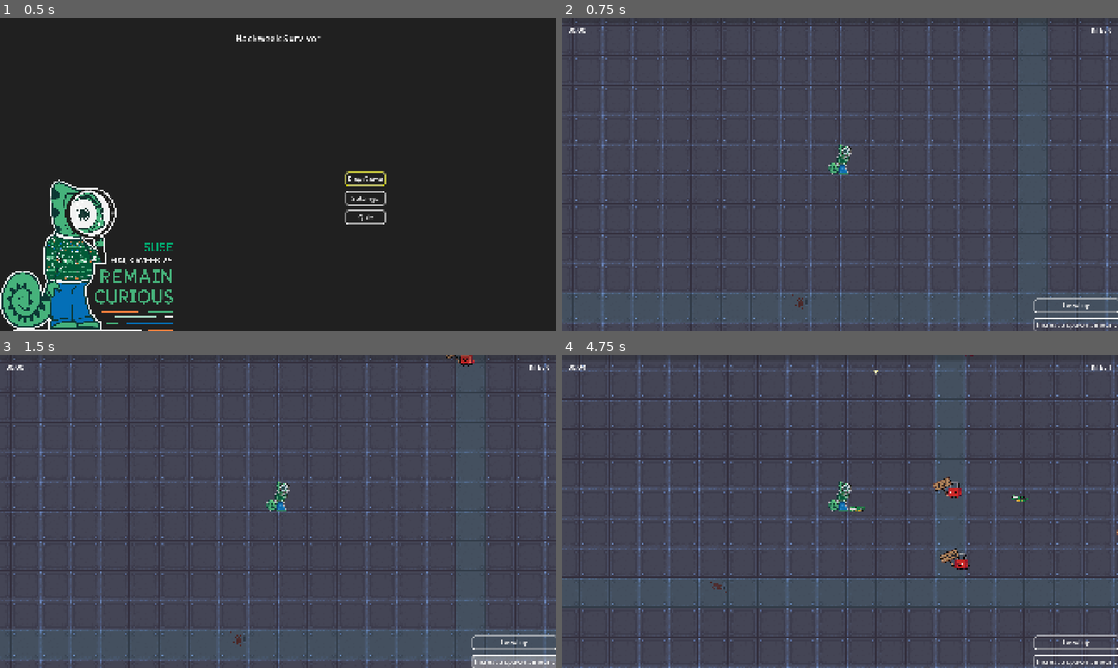
Above: before the commit, frames 1-4 (two rows, left to right).
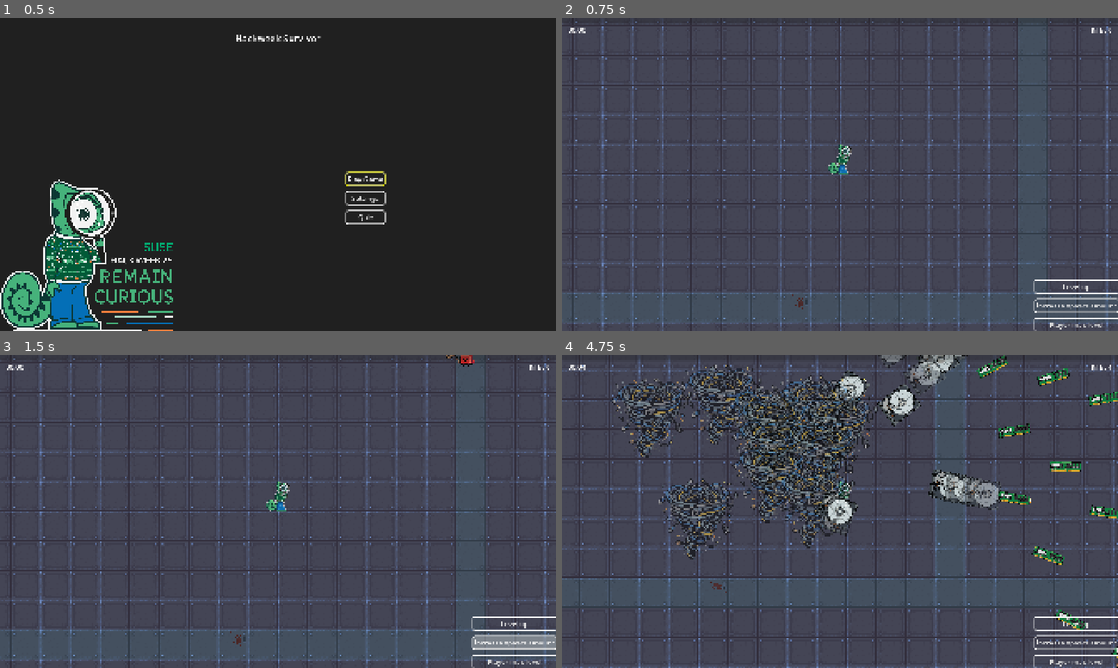
Above: after the commit, the same moments.

Repository: jcronenberg/hackweek-survivor
Game: Godot game, scene res://src/menu/menu.tscn
The game is run twice, just before and just after one commit, with the same random seed, the same clock (stepped at 60 frames per second) and the same inputs.
Inputs (mouse positions are in pixels of both pictures, inside the frame that each line leads up to):
- Up to frame 1 (0.5 s): no input
- Up to frame 2 (0.75 s): click "Play Game" at 0.5 s
- Up to frame 3 (1.5 s): click "Increase spawn amount" at 1.25 s
- Up to frame 4 (4.75 s): click (1079, 661) at 2 s, where only the run after the commit has a clickable "Player max level"; move the mouse to (962, 495) at 2.77 s; hold Right (ui_right) 2.78-3.53 s; move the mouse to (728, 527) at 3.52 s; hold Down (ui_down) 3.53-4.28 s; move the mouse to (895, 442) at 4.27 s; hold Right (ui_right) from 4.28 s (still down)

Frame 1 is identical in both runs. In frame 2, 0.4% of the frame differs, in the area x 84-100%, y 83-100%; in frame 3, 1.3%; in frame 4, 16%, in the area x 8-100%, y 0-100%.

Commit message:
Add hard drive weapon

Diff:
--- a/src/items/cablenado.tscn
+++ b/src/items/cablenado.tscn
@@ -7,11 +7,11 @@
 radius = 54.00926
 
 [node name="Cablenado" type="Area2D"]
+modulate = Color(1, 1, 1, 0.54901963)
 y_sort_enabled = true
 script = ExtResource("1_aux63")
 
 [node name="Cablenado" type="Sprite2D" parent="."]
-modulate = Color(1, 1, 1, 0.64705884)
 position = Vector2(9, -83)
 scale = Vector2(1.5625, 1.5625001)
 texture = ExtResource("1_t1y1r")
--- /dev/null
+++ b/src/items/hard_drive.gd
@@ -0,0 +1,60 @@
+class_name HardDrive
+extends Area2D
+
+## How much degrees it spins over a second
+@export var spin_speed: float
+## How long the cooldown to hit the same enemy is
+@export var hit_time: float
+var duration: float
+var damage: int
+var speed: float
+var direction: Vector2:
+	set(value):
+		direction = value
+		look_at(direction)
+
+var _spinning: bool = false
+var _audio_fading_out = false
+var _duration_delta_time: float = 0.0
+var _hit_enemies: Dictionary[Enemy, float] = {}
+
+
+func _physics_process(delta: float) -> void:
+	if _spinning:
+		rotate(deg_to_rad(spin_speed * delta))
+		_duration_delta_time += delta
+		if _duration_delta_time >= duration - 0.2 and not _audio_fading_out:
+			get_tree().create_tween().tween_property(%Audio, "volume_db", %Audio.volume_db - 40, 0.2)
+			_audio_fading_out = true
+		if _duration_delta_time >= duration:
+			queue_free()
+	else:
+		global_position += direction * speed * delta
+
+	for enemy in _hit_enemies:
+		_hit_enemies[enemy] += delta
+		if _hit_enemies[enemy] >= hit_time:
+			enemy.get_damage_dealt(damage)
+
+
+func _on_body_entered(body: Node2D) -> void:
+	if not body is Enemy:
+		return
+
+	if not _spinning:
+		_spinning = true
+		%Audio.play()
+	_hit_enemies[body as Enemy] = 0.0
+	body.get_damage_dealt(damage)
+
+
+func _on_body_exited(body: Node2D) -> void:
+	if not body is Enemy:
+		return
+
+	_hit_enemies.erase(body as Enemy)
+
+
+func _on_visible_on_screen_notifier_2d_screen_exited() -> void:
+	if not _spinning:
+		queue_free()
--- /dev/null
+++ b/src/items/hard_drive.tscn
@@ -0,0 +1,39 @@
+[gd_scene load_steps=5 format=3 uid="uid://b38c5iyg7awq"]
+
+[ext_resource type="Script" uid="uid://bpf5gr01xgwwv" path="res://src/items/hard_drive.gd" id="1_7tpby"]
+[ext_resource type="Texture2D" uid="uid://cpdkhg8jx482g" path="res://assets/sprites/spinning_disk.png" id="2_7xfei"]
+[ext_resource type="AudioStream" uid="uid://vm2hsicsopux" path="res://assets/sounds/hdd.wav" id="3_7xfei"]
+
+[sub_resource type="RectangleShape2D" id="RectangleShape2D_kqwwq"]
+size = Vector2(94, 116)
+
+[node name="HardDrive" type="Area2D"]
+modulate = Color(1, 1, 1, 0.54901963)
+y_sort_enabled = true
+scale = Vector2(0.6, 0.6)
+script = ExtResource("1_7tpby")
+spin_speed = 1080.0
+hit_time = 0.4
+
+[node name="SpinningDisk" type="Sprite2D" parent="."]
+position = Vector2(-13, 0)
+rotation = 1.5707964
+scale = Vector2(1, 1.1328125)
+texture = ExtResource("2_7xfei")
+
+[node name="CollisionShape2D" type="CollisionShape2D" parent="."]
+position = Vector2(-13, 0)
+rotation = 1.5707964
+shape = SubResource("RectangleShape2D_kqwwq")
+
+[node name="VisibleOnScreenNotifier2D" type="VisibleOnScreenNotifier2D" parent="."]
+rect = Rect2(-71.666664, -48.333332, 116.666664, 96.666664)
+
+[node name="Audio" type="AudioStreamPlayer" parent="."]
+unique_name_in_owner = true
+stream = ExtResource("3_7xfei")
+volume_db = -20.0
+
+[connection signal="body_entered" from="." to="." method="_on_body_entered"]
+[connection signal="body_exited" from="." to="." method="_on_body_exited"]
+[connection signal="screen_exited" from="VisibleOnScreenNotifier2D" to="." method="_on_visible_on_screen_notifier_2d_screen_exited"]
--- a/src/items/loot_table.tscn
+++ b/src/items/loot_table.tscn
@@ -11,6 +11,8 @@
 [ext_resource type="Texture2D" uid="uid://ccomv5vvoueqp" path="res://assets/sprites/resolution_increase.png" id="6_ab5ld"]
 [ext_resource type="Script" uid="uid://dkptnurnkut4b" path="res://src/items/weapon_cablenado.gd" id="10_ab5ld"]
 [ext_resource type="Texture2D" uid="uid://dhvygnplx82pe" path="res://assets/sprites/cablenado.png" id="11_38mrp"]
+[ext_resource type="Script" uid="uid://b14lrnf0fhfik" path="res://src/items/weapon_hard_drive.gd" id="12_m41b2"]
+[ext_resource type="Texture2D" uid="uid://cpdkhg8jx482g" path="res://assets/sprites/spinning_disk.png" id="13_y2bml"]
 
 [sub_resource type="Resource" id="Resource_umwwn"]
 script = ExtResource("2_jq4si")
@@ -157,9 +159,68 @@
 mod_duration = 2.0
 metadata/_custom_type_script = "uid://c6xhuun4ea266"
 
+[sub_resource type="Resource" id="Resource_r1t4t"]
+script = ExtResource("6_46kmj")
+description = "Shoot a hard drive at a random enemy[br]When it hits an enemy it will spin in place"
+metadata/_custom_type_script = "uid://c6xhuun4ea266"
+
+[sub_resource type="Resource" id="Resource_wcwqi"]
+script = ExtResource("6_46kmj")
+description = "Projectile speed +25%"
+mod_projectile_speed = 0.25
+metadata/_custom_type_script = "uid://c6xhuun4ea266"
+
+[sub_resource type="Resource" id="Resource_jioh3"]
+script = ExtResource("6_46kmj")
+description = "Damage +10"
+mod_damage = 10
+metadata/_custom_type_script = "uid://c6xhuun4ea266"
+
+[sub_resource type="Resource" id="Resource_ggq40"]
+script = ExtResource("6_46kmj")
+description = "Area +15%"
+mod_area_multiplier = 0.15
+metadata/_custom_type_script = "uid://c6xhuun4ea266"
+
+[sub_resource type="Resource" id="Resource_o02eo"]
+script = ExtResource("6_46kmj")
+description = "Duration +0.5s"
+mod_duration = 0.5
+metadata/_custom_type_script = "uid://c6xhuun4ea266"
+
+[sub_resource type="Resource" id="Resource_8rr47"]
+script = ExtResource("6_46kmj")
+description = "Projectiles +1"
+mod_projectiles = 1
+metadata/_custom_type_script = "uid://c6xhuun4ea266"
+
+[sub_resource type="Resource" id="Resource_vyr8x"]
+script = ExtResource("6_46kmj")
+description = "Damage +20"
+mod_damage = 20
+metadata/_custom_type_script = "uid://c6xhuun4ea266"
+
+[sub_resource type="Resource" id="Resource_043w3"]
+script = ExtResource("6_46kmj")
+description = "Duration +1s"
+mod_duration = 1.0
+metadata/_custom_type_script = "uid://c6xhuun4ea266"
+
+[sub_resource type="Resource" id="Resource_wkhdg"]
+script = ExtResource("6_46kmj")
+description = "Area +20%"
+mod_area_multiplier = 0.2
+metadata/_custom_type_script = "uid://c6xhuun4ea266"
+
+[sub_resource type="Resource" id="Resource_mymw7"]
+script = ExtResource("6_46kmj")
+description = "Fire rate +20%"
+mod_fire_rate = 0.2
+metadata/_custom_type_script = "uid://c6xhuun4ea266"
+
 [node name="LootTable" type="Node" node_paths=PackedStringArray("weapons")]
 script = ExtResource("1_xfho3")
-weapons = [NodePath("WeaponRam"), NodePath("WeaponCablenado")]
+weapons = [NodePath("WeaponRam"), NodePath("WeaponCablenado"), NodePath("WeaponHardDrive")]
 upgrades = Array[ExtResource("2_jq4si")]([SubResource("Resource_umwwn"), SubResource("Resource_ab5ld"), SubResource("Resource_38mrp"), SubResource("Resource_m41b2")])
 metadata/_custom_type_script = "uid://b0iguyggjvk2n"
 
@@ -186,3 +247,14 @@
 projectile_speed = 350.0
 duration = 4.0
 metadata/_custom_type_script = "uid://d2p6u0h8qf8be"
+
+[node name="WeaponHardDrive" type="Node2D" parent="."]
+script = ExtResource("12_m41b2")
+icon = ExtResource("13_y2bml")
+item_name = "Hard Drive"
+flavor_text = "Spin to win"
+upgrades = Array[ExtResource("6_46kmj")]([SubResource("Resource_r1t4t"), SubResource("Resource_wcwqi"), SubResource("Resource_jioh3"), SubResource("Resource_ggq40"), SubResource("Resource_o02eo"), SubResource("Resource_8rr47"), SubResource("Resource_vyr8x"), SubResource("Resource_043w3"), SubResource("Resource_wkhdg"), SubResource("Resource_mymw7")])
+damage = 10
+projectile_speed = 500.0
+duration = 1.0
+metadata/_custom_type_script = "uid://d2p6u0h8qf8be"
--- a/src/items/weapon.gd
+++ b/src/items/weapon.gd
@@ -45,6 +45,13 @@
 			nearest = enemy
 
 	return nearest
+
+
+func get_random_enemy() -> Enemy:
+	var enemies: Array = get_tree().get_nodes_in_group("enemies")
+	if enemies.size() == 0:
+		return null
+	return enemies.pick_random()
 
 
 func level_up() -> void:
--- a/src/items/weapon_cablenado.gd
+++ b/src/items/weapon_cablenado.gd
@@ -33,6 +33,7 @@
 
 func _shoot_cablenado_in_direction(direction: Vector2) -> void:
 	var cablenado: Cablenado = CABLENADO.instantiate()
+	# cablenado.modulate.a -= level * 0.04
 	cablenado.direction = direction
 	cablenado.duration = duration
 	cablenado.speed = projectile_speed
--- /dev/null
+++ b/src/items/weapon_hard_drive.gd
@@ -0,0 +1,21 @@
+class_name WeaponHardDrive
+extends Weapon
+
+const HARD_DRIVE = preload("uid://b38c5iyg7awq")
+
+
+func fire() -> void:
+	for i in get_projectiles():
+		var enemy: Enemy = get_random_enemy()
+		if not enemy:
+			return
+
+		var hard_drive: HardDrive = HARD_DRIVE.instantiate()
+		# hard_drive.modulate.a -= level * 0.04
+		hard_drive.direction = global_position.direction_to(enemy.global_position).normalized()
+		hard_drive.scale *= get_area_multiplier()
+		hard_drive.damage = get_damage()
+		hard_drive.duration = duration
+		hard_drive.speed = projectile_speed
+		hard_drive.global_position = global_position
+		Global.projectile_node.add_child(hard_drive)
--- a/src/player/player.gd
+++ b/src/player/player.gd
@@ -54,6 +54,15 @@
 func add_upgrade_item(upgrade: UpgradeItem) -> void:
 	upgrades.upgrades.append(upgrade)
 	upgrade.leveled_up.connect(upgrades.update_modifiers)
+
+
+## This is only meant for testing.
+func set_to_max_level() -> void:
+	for i in max_level - level:
+		var upgrade = Global.loot_table.get_possible_upgrades(1)
+		upgrade[0].level_up()
+
+	level = max_level
 
 
 func _move() -> void:
--- a/src/ui/debug_menu.gd
+++ b/src/ui/debug_menu.gd
@@ -7,4 +7,8 @@
 
 
 func _on_spawn_amount_button_pressed() -> void:
-	get_node("/root/Game").spawn_amount += 1
+	Global.game.spawn_amount += 1
+
+
+func _on_max_level_button_pressed() -> void:
+	Global.player.set_to_max_level()
--- a/src/ui/debug_menu.tscn
+++ b/src/ui/debug_menu.tscn
@@ -20,5 +20,10 @@
 layout_mode = 2
 text = "Increase spawn amount"
 
+[node name="MaxLevelButton" type="Button" parent="."]
+layout_mode = 2
+text = "Player max level"
+
 [connection signal="pressed" from="LevelUpButton" to="." method="_on_level_up_button_pressed"]
 [connection signal="pressed" from="SpawnAmountButton" to="." method="_on_spawn_amount_button_pressed"]
+[connection signal="pressed" from="MaxLevelButton" to="." method="_on_max_level_button_pressed"]
--- a/src/ui/upgrade_item_entry.tscn
+++ b/src/ui/upgrade_item_entry.tscn
@@ -42,6 +42,7 @@
 [node name="MarginContainer" type="MarginContainer" parent="HBoxContainer/CenterContainer"]
 layout_mode = 2
 theme_override_constants/margin_top = 16
+theme_override_constants/margin_right = 4
 theme_override_constants/margin_bottom = 8
 
 [node name="TextContainer" type="VBoxContainer" parent="HBoxContainer/CenterContainer/MarginContainer"]
Not shown, added: assets/sounds/hdd.wav.import
Not shown, added: src/items/hard_drive.gd.uid
Not shown: 1 places in src/items/loot_table.tscn that only renumber resources
Not shown, added: src/items/weapon_hard_drive.gd.uid
Not shown, added: assets/sounds/hdd.wav
